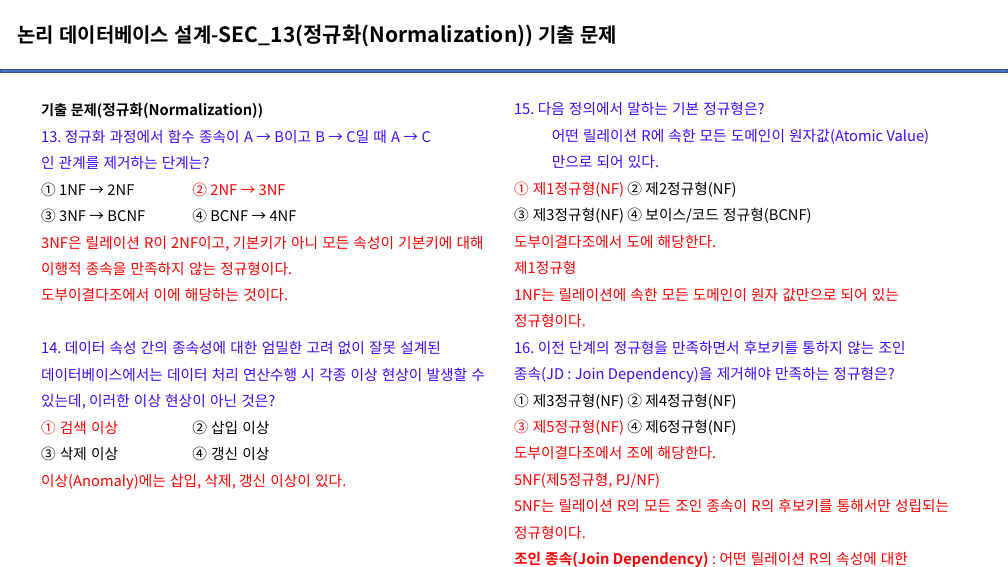
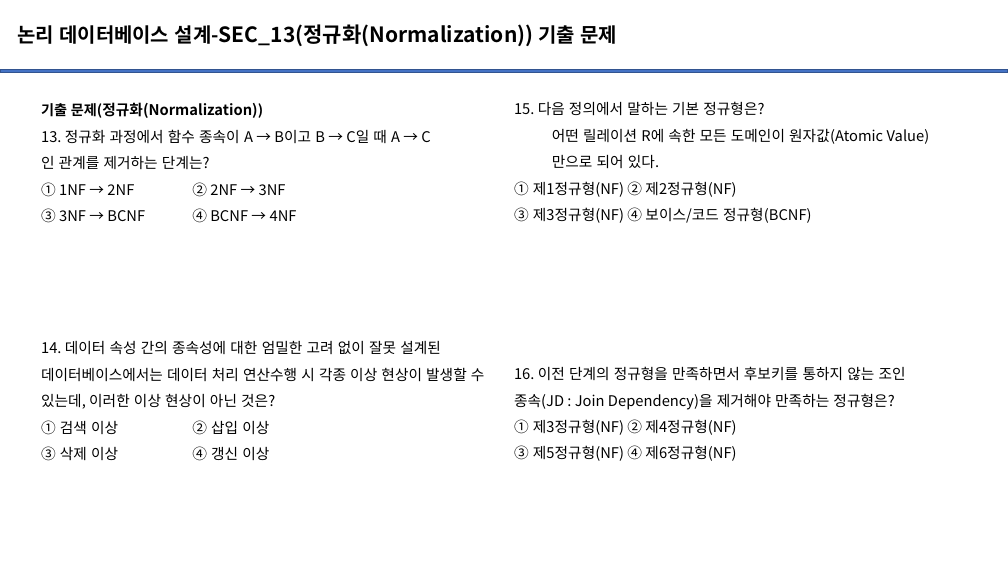
Before and after one commit to powerjjh95/TIL, a slide deck: slide 17 of Certification/정보처리기사/필기/문제/문제_3과목-Part1.데이터베이스 구축(논리 데이터베이스 설계-Ⅱ)_2.pptx (slide 26 before the commit). Drawn at 1008x567 pixels with LibreOffice and Linux fonts; fonts in the diff are those of the drawing; background and template pictures are left out. Boxes give left, top, right and bottom in pixels: in the first picture for what was removed or moved away, otherwise in the second. Text is boxed around its words. In the diff, an @@ line names an element or a change of style, - is before the commit and + after.

```diff
--- a/Certification/정보처리기사/필기/문제/문제_3과목-Part1.데이터베이스 구축(논리 데이터베이스 설계-Ⅱ)_2.pptx
+++ b/Certification/정보처리기사/필기/문제/문제_3과목-Part1.데이터베이스 구축(논리 데이터베이스 설계-Ⅱ)_2.pptx
@@ text at (514,101,930,461): text colour #3F0BFD to #000000 in "15. 다음 정의에서 말하는 기본 정규형은?", "어떤 릴레이션 R에 속한 모든 도메인이 원자값(Atomic ...", "만으로 되어 있다.", "16. 이전 단계의 정규형을 만족하면서 후보키를 통하지 ..." and 1 more places; text colour #FF0000 to #000000 in "① 제1정규형(NF)", "③ 제5정규형(NF)" @@
@@ text at (41,129,485,435): text colour #3F0BFD to #000000 in "13. 정규화 과정에서 함수 종속이 A → ...", "인 관계를 제거하는 단계는?", "14. 데이터 속성 간의 종속성에 대한 엄밀한 ..."; text colour #FF0000 to #000000 in "② 2NF → 3NF", "① 검색 이상" @@
@@ text at (41,236,484,301): paragraphs removed @@
-3NF은 릴레이션 R이 2NF이고, 기본키가 아니 모든 속성이 기본키에 대해 이행적 종속을 만족하지 않는 정규형이다.
-도부이결다조에서 이에 해당하는 것이다.
@@ text at (514,235,899,327): paragraphs removed @@
-도부이결다조에서 도에 해당한다.
-제1정규형
-1NF는 릴레이션에 속한 모든 도메인이 원자 값만으로 되어 있는
-정규형이다.
@@ text at (514,446,949,567): paragraphs removed @@
-도부이결다조에서 조에 해당한다.
-5NF(제5정규형, PJ/NF)
-5NF는 릴레이션 R의 모든 조인 종속이 R의 후보키를 통해서만 성립되는
-정규형이다.
-조인 종속(Join Dependency) : 어떤 릴레이션 R의 속성에 대한
-부분집합 A, B, ... , C가 있다고 해보자. 이때 만일 릴레이션 R이
-자신의 프로젝션 A, B, ..., C를 모두 조인한 결과가 자신과 동일한
-경우 릴레이션 R은 조인 종속(A, B, ...., C)를 만족한다고 한다.
@@ text at (41,474,346,490): paragraph removed @@
-이상(Anomaly)에는 삽입, 삭제, 갱신 이상이 있다.
```
Also in this commit, not shown: 8 other slides changed, 23 slides removed, 2 other files.
